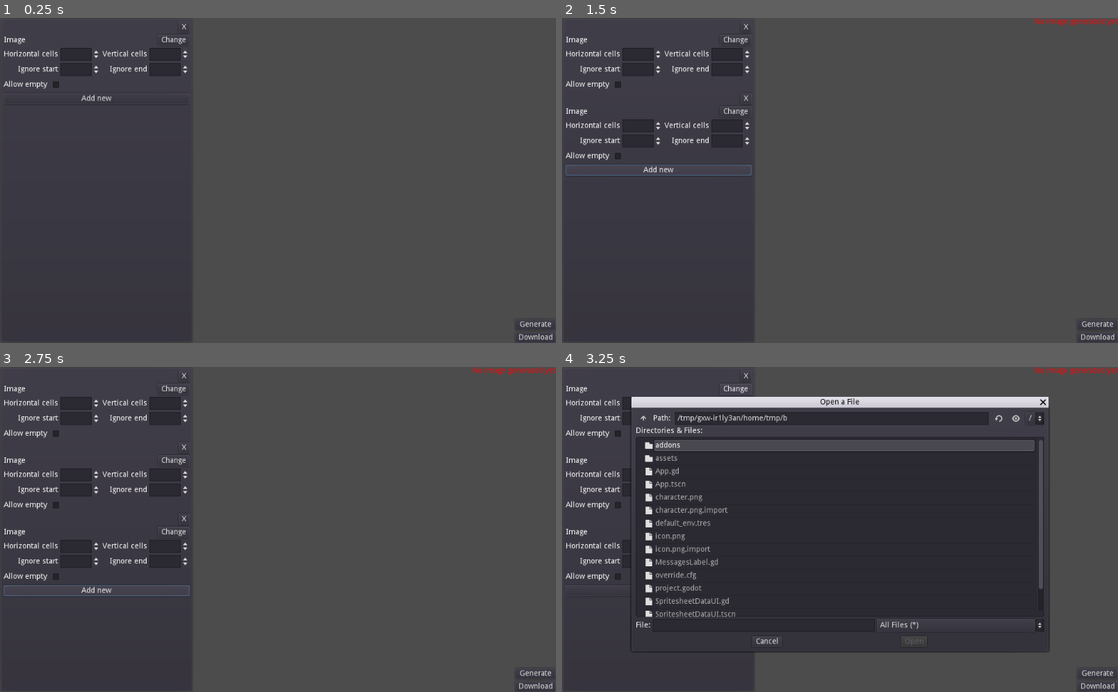
Above: before the commit, frames 1-4 (two rows, left to right).
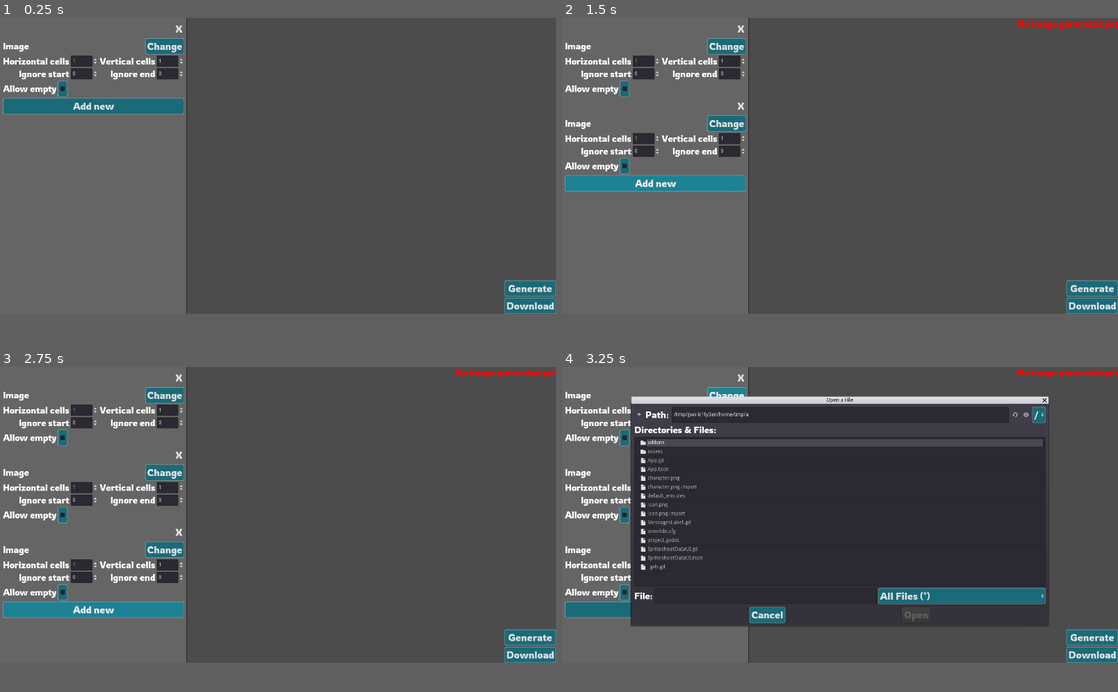
Above: after the commit, the same moments.

Repository: MateuSai/Godot-Random-Character-Generator-Addon
Game: Godot game, scene res://App.tscn
Two runs of this game, one before a commit and one after it. Both use one fixed random seed, a clock stepped at 60 frames per second and the inputs below.
Inputs:
- Up to frame 1 (0.25 s): no input
- Up to frame 2 (1.5 s): click "Download" at 0.5 s; click "Add new" at 1.25 s
- Up to frame 3 (2.75 s): click "Add new" at 2 s
- Up to frame 4 (3.25 s): click "Change" at 2.75 s
In our replay, the window is 800x468 before the commit and 800x426 after it. These sizes can differ from the game's own. Grey fills any space a smaller window leaves; there, only what the larger window draws over its background counts as a difference.

The runs differ from the first frame. In frame 1, 31% of the frame differs, in the area x 0-100%, y 0-100%; in frame 2, 31%; in frame 3, 30%; in frame 4, 28%.

Commit message:
Theme and changed window settings

Diff:
--- a/App.gd
+++ b/App.gd
@@ -25,7 +25,7 @@
 
 
 func _on_DownloadButton_pressed() -> void:
-	if not generated_character.texture:
+	if not generated_character.texture or not generated_character.texture.get_data():
 		message_label.show_message("No image generated yet")
 		return
 
--- a/App.tscn
+++ b/App.tscn
@@ -1,12 +1,105 @@
-[gd_scene load_steps=4 format=2]
+[gd_scene load_steps=12 format=2]
 
 [ext_resource path="res://SpritesheetDataUI.tscn" type="PackedScene" id=1]
 [ext_resource path="res://App.gd" type="Script" id=2]
 [ext_resource path="res://MessagesLabel.gd" type="Script" id=3]
+[ext_resource path="res://assets/Rowdies-Regular.ttf" type="DynamicFontData" id=4]
+
+[sub_resource type="DynamicFont" id=7]
+size = 26
+font_data = ExtResource( 4 )
+
+[sub_resource type="StyleBoxFlat" id=4]
+content_margin_left = 5.0
+content_margin_right = 5.0
+content_margin_top = 5.0
+content_margin_bottom = 5.0
+bg_color = Color( 0.117647, 0.513726, 0.580392, 1 )
+border_width_left = 1
+border_width_top = 1
+border_width_right = 1
+border_width_bottom = 1
+border_blend = true
+corner_radius_top_left = 5
+corner_radius_top_right = 5
+corner_radius_bottom_right = 5
+corner_radius_bottom_left = 5
+
+[sub_resource type="StyleBoxFlat" id=3]
+content_margin_left = 5.0
+content_margin_right = 5.0
+content_margin_top = 5.0
+content_margin_bottom = 5.0
+bg_color = Color( 0.105882, 0.423529, 0.478431, 1 )
+border_width_left = 1
+border_width_top = 1
+border_width_right = 1
+border_width_bottom = 1
+border_blend = true
+corner_radius_top_left = 5
+corner_radius_top_right = 5
+corner_radius_bottom_right = 5
+corner_radius_bottom_left = 5
+
+[sub_resource type="StyleBoxFlat" id=5]
+content_margin_left = 5.0
+content_margin_right = 5.0
+content_margin_top = 5.0
+content_margin_bottom = 5.0
+bg_color = Color( 0.101961, 0.360784, 0.407843, 1 )
+border_width_left = 1
+border_width_top = 1
+border_width_right = 1
+border_width_bottom = 1
+border_blend = true
+corner_radius_top_left = 5
+corner_radius_top_right = 5
+corner_radius_bottom_right = 5
+corner_radius_bottom_left = 5
+
+[sub_resource type="DynamicFont" id=6]
+size = 24
+use_filter = true
+font_data = ExtResource( 4 )
+
+[sub_resource type="StyleBoxFlat" id=2]
+content_margin_left = 8.0
+content_margin_right = 8.0
+content_margin_top = 8.0
+content_margin_bottom = 8.0
+bg_color = Color( 0.403922, 0.4, 0.4, 1 )
+border_width_right = 2
+border_color = Color( 0.172549, 0.172549, 0.172549, 1 )
+
+[sub_resource type="Theme" id=1]
+Button/colors/font_color = Color( 0.88, 0.88, 0.88, 1 )
+Button/colors/font_color_disabled = Color( 0.9, 0.9, 0.9, 0.2 )
+Button/colors/font_color_focus = Color( 0.94, 0.94, 0.94, 1 )
+Button/colors/font_color_hover = Color( 0.94, 0.94, 0.94, 1 )
+Button/colors/font_color_pressed = Color( 1, 1, 1, 1 )
+Button/constants/hseparation = 2
+Button/fonts/font = SubResource( 7 )
+Button/styles/disabled = null
+Button/styles/focus = null
+Button/styles/hover = SubResource( 4 )
+Button/styles/normal = SubResource( 3 )
+Button/styles/pressed = SubResource( 5 )
+Label/colors/font_color = Color( 1, 1, 1, 1 )
+Label/colors/font_color_shadow = Color( 0, 0, 0, 0 )
+Label/colors/font_outline_modulate = Color( 1, 1, 1, 1 )
+Label/constants/line_spacing = 3
+Label/constants/shadow_as_outline = 0
+Label/constants/shadow_offset_x = 1
+Label/constants/shadow_offset_y = 1
+Label/fonts/font = SubResource( 6 )
+Label/styles/normal = null
+PanelContainer/styles/panel = SubResource( 2 )
+SpinBox/icons/updown = null
 
 [node name="App" type="Control"]
 anchor_right = 1.0
 anchor_bottom = 1.0
+theme = SubResource( 1 )
 script = ExtResource( 2 )
 __meta__ = {
 "_edit_use_anchors_": false
@@ -14,40 +107,40 @@
 
 [node name="HBoxContainer" type="HBoxContainer" parent="."]
 anchor_bottom = 1.0
-margin_right = 360.0
+margin_right = 346.0
 __meta__ = {
 "_edit_use_anchors_": false
 }
 
 [node name="PanelContainer" type="PanelContainer" parent="HBoxContainer"]
-margin_right = 356.0
-margin_bottom = 600.0
+margin_right = 505.0
+margin_bottom = 800.0
 
 [node name="ScrollContainer" type="ScrollContainer" parent="HBoxContainer/PanelContainer"]
-margin_left = 7.0
-margin_top = 7.0
-margin_right = 349.0
-margin_bottom = 593.0
+margin_left = 8.0
+margin_top = 8.0
+margin_right = 497.0
+margin_bottom = 792.0
 scroll_horizontal_enabled = false
 
 [node name="SpritesheetsContainer" type="VBoxContainer" parent="HBoxContainer/PanelContainer/ScrollContainer"]
-margin_right = 342.0
-margin_bottom = 152.0
+margin_right = 489.0
+margin_bottom = 252.0
 
 [node name="SpritesheetDataUI" parent="HBoxContainer/PanelContainer/ScrollContainer/SpritesheetsContainer" instance=ExtResource( 1 )]
-margin_right = 342.0
-margin_bottom = 128.0
+margin_right = 489.0
+margin_bottom = 205.0
 
 [node name="AddNewImageButton" type="Button" parent="HBoxContainer/PanelContainer/ScrollContainer/SpritesheetsContainer"]
-margin_top = 132.0
-margin_right = 342.0
-margin_bottom = 152.0
+margin_top = 209.0
+margin_right = 489.0
+margin_bottom = 252.0
 text = "Add new"
 
 [node name="GeneratedCharacter" type="TextureRect" parent="HBoxContainer"]
-margin_left = 360.0
-margin_right = 360.0
-margin_bottom = 600.0
+margin_left = 509.0
+margin_right = 509.0
+margin_bottom = 800.0
 stretch_mode = 6
 
 [node name="VBoxContainer" type="VBoxContainer" parent="."]
@@ -55,21 +148,21 @@
 anchor_top = 1.0
 anchor_right = 1.0
 anchor_bottom = 1.0
-margin_left = -75.0
-margin_top = -44.0
+margin_left = -139.0
+margin_top = -90.0
 __meta__ = {
 "_edit_use_anchors_": false
 }
 
 [node name="GenerateButton" type="Button" parent="VBoxContainer"]
-margin_right = 75.0
-margin_bottom = 20.0
+margin_right = 139.0
+margin_bottom = 43.0
 text = "Generate"
 
 [node name="DownloadButton" type="Button" parent="VBoxContainer"]
-margin_top = 24.0
-margin_right = 75.0
-margin_bottom = 44.0
+margin_top = 47.0
+margin_right = 139.0
+margin_bottom = 90.0
 text = "Download"
 
 [node name="MessagesLabel" type="Label" parent="."]
--- a/SpritesheetDataUI.tscn
+++ b/SpritesheetDataUI.tscn
@@ -16,6 +16,7 @@
 margin_bottom = 20.0
 size_flags_horizontal = 8
 text = "X"
+flat = true
 
 [node name="HBoxContainer" type="HBoxContainer" parent="."]
 margin_top = 24.0
--- a/project.godot
+++ b/project.godot
@@ -30,6 +30,13 @@
 run/main_scene="res://App.tscn"
 config/icon="res://icon.png"
 
+[display]
+
+window/size/width=1500
+window/size/height=800
+window/stretch/mode="viewport"
+window/stretch/aspect="expand"
+
 [editor_plugins]
 
 enabled=PoolStringArray( "res://addons/random_character_generator/plugin.cfg" )
Binary file added: assets/Rowdies-Regular.ttf
